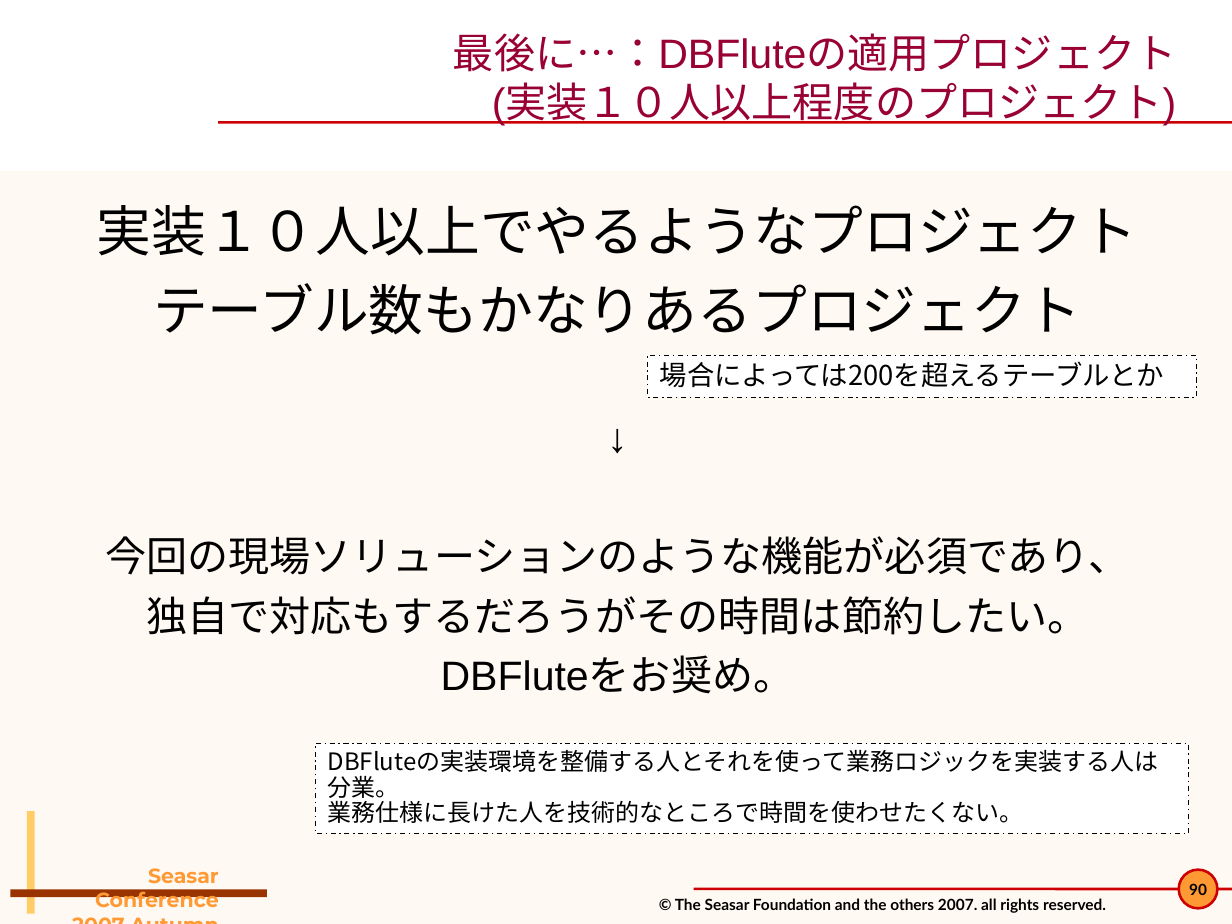
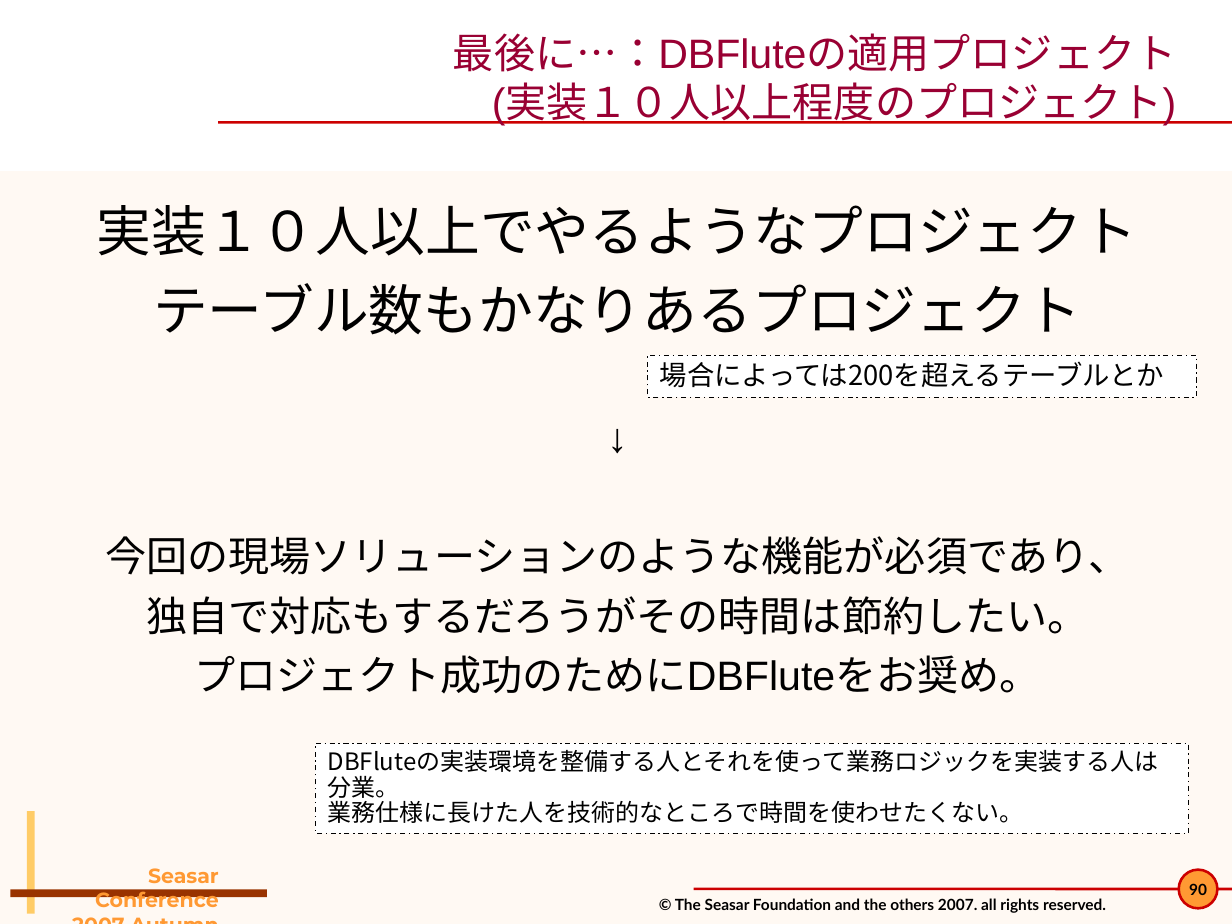
Before and after one commit to seasarorg/dbflute, a slide deck: slide 90 of dbflute/etc/doc/pres/sc2007a_2-DBFlute.ppt. Drawn at 1232x924 pixels with LibreOffice and Linux fonts; fonts in the diff are those of the drawing; background and template pictures are left out. Boxes give left, top, right and bottom in pixels: in the first picture for what was removed or moved away, otherwise in the second. Text is boxed around its words. In the diff, an @@ line names an element or a change of style, - is before the commit and + after.

```diff
--- a/dbflute/etc/doc/pres/sc2007a_2-DBFlute.ppt
+++ b/dbflute/etc/doc/pres/sc2007a_2-DBFlute.ppt
@@ text at (x1=194, y1=655, x2=1040, y2=694): text changed @@
-DBFluteをお奨め。
+プロジェクト成功のためにDBFluteをお奨め。
```
Also in this commit, not shown: 1 other slide changed, 15 other files.
